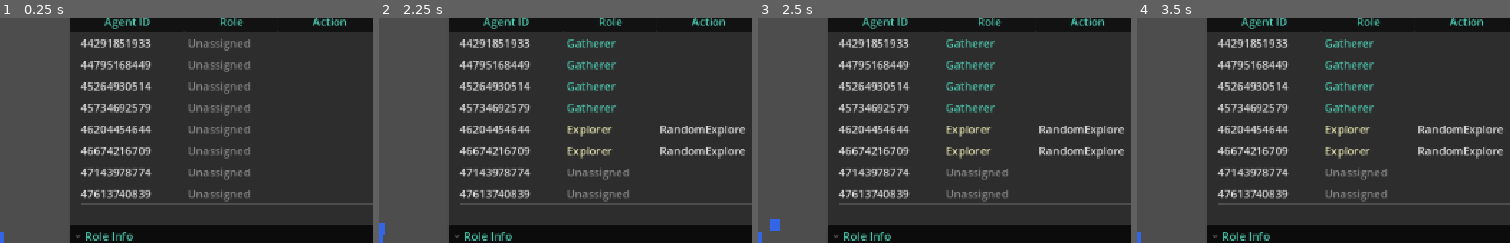
Above: before the commit, frames 1-4 (left to right).
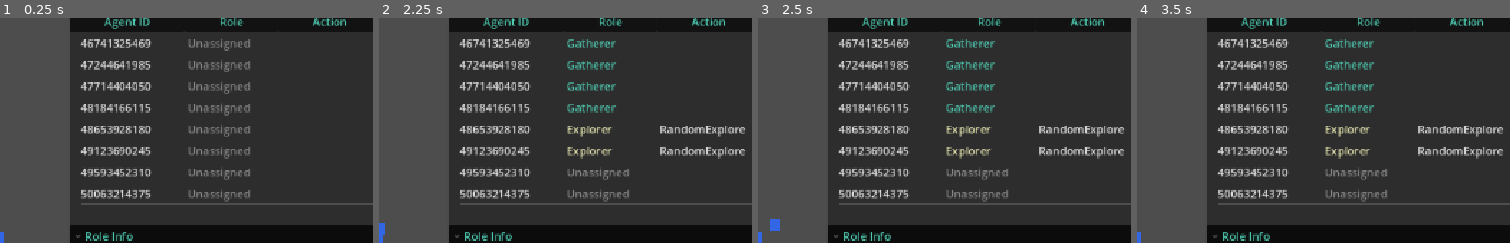
Above: after the commit, the same moments.

Repository: DoctorTangerina/colony-sim
Game: Godot game, scene res://Main.tscn
Same seed, same stepped clock (60 frames per second), same inputs: the game is played once before the commit and once after it.
Inputs:
- Up to frame 1 (0.25 s): no input
- Up to frame 2 (2.25 s): tap Enter at 0.5, 2 s; tap Space at 1.25 s
- Up to frame 3 (2.5 s): no input
- Up to frame 4 (3.5 s): tap Space at 2.75 s
The pictures show only the part of the screen within x 49-99%, y 6-56%; the shares and areas given below are measured in that part.

The runs differ from the first frame. In frame 1, 2.7% of the frame differs, in the area x 21-41%, y 9-81%; in frame 2, 2.7%; in frame 3, 2.7%; in frame 4, 2.7%.

Commit message:
feature: ticket 2, energy drain and forced continuous Rest
Activates the dormant energy side of the survival loop: ordinary actions
drain energy on completion, hitting 0 hysteresis-gates every work Goal
behind a new energy_critical Sensed Fact (replacing the unused low_energy),
and Rest becomes the system's first async/held Action - regenerating
energy continuously, self-completing at 100, and cleanly interrupted on a
genuine goal switch or role change.

Also fixes two pre-existing gaps this ticket's acceptance criteria exposed:
Eat/Rest were never actually reachable by any role (missing from
UniversalCapabilities), and Goal Commitment silently dropped a committed
Rest the instant energy_critical cleared, since the planner's ordinary
already-satisfied shortcut excluded it from candidates before Switch
Margin ever got a chance to compare it.

Co-Authored-By: Claude Sonnet 5 <noreply@anthropic.com>

Diff:
--- a/agents/GoapCycle.gd
+++ b/agents/GoapCycle.gd
@@ -20,6 +20,12 @@
 var _planning_timer: float = 0.0
 var _action_index: int = 0
 var _action_in_progress: bool = false
+var _energy_drain_per_action: float = 5.0
+
+## Actions whose completion never costs energy (SPEC.md Ticket 02) - Eat/Rest
+## exist to restore energy/hunger, and Idle is the passive-recovery fallback;
+## draining any of them would partially undercut what they exist to restore.
+const _ENERGY_DRAIN_EXEMPT: Array = [GoapActions.EAT, GoapActions.REST, GoapActions.IDLE]
 
 
 func setup(
@@ -29,7 +35,8 @@
 	role_acquisition: Node,
 	build_world_state: Callable,
 	planning_interval: float,
-	switch_margin: float = 0.0
+	switch_margin: float = 0.0,
+	energy_drain_per_action: float = 5.0
 ) -> void:
 	_agent = agent
 	_planner = planner
@@ -38,6 +45,7 @@
 	_build_world_state = build_world_state
 	_planning_interval = planning_interval
 	_switch_margin = switch_margin
+	_energy_drain_per_action = energy_drain_per_action
 
 
 func process(delta: float) -> void:
@@ -73,6 +81,13 @@
 	if goal_name == current_goal and current_plan.size() > 0 and _action_index < current_plan.size():
 		return
 
+	# A genuine goal switch (not a mere reconfirmation, filtered out above)
+	# that leaves a committed Rest must cut the regen trickle before the new
+	# plan dispatches (SPEC.md Ticket 02) - the other interrupt site is
+	# on_role_changed() below, for a role change firing mid-Rest.
+	if current_goal == GoapActions.REST:
+		_agent.stop_resting()
+
 	# goal["plan"] is the same plan GOAPGoalSelector already produced (and
 	# proved valid) while checking this goal's achievability this tick, on
 	# this same world_state - reusing it here (defect #8) instead of asking
@@ -100,6 +115,12 @@
 func on_action_completed() -> void:
 	var completed_action: String = current_plan[_action_index] if _action_index < current_plan.size() else ""
 	_action_in_progress = false
+
+	# Flat upkeep cost (SPEC.md Ticket 02), applied before the verify-by-effect
+	# check below regardless of its outcome - this is the one place that
+	# already knows the completed action's name.
+	if not completed_action.is_empty() and not completed_action in _ENERGY_DRAIN_EXEMPT:
+		_agent.drain_energy(_energy_drain_per_action)
 
 	_role_acquisition.check_and_acquire_role()
 
@@ -199,6 +220,8 @@
 ## Called from agent.gd's role_changed handler - drops the in-flight plan
 ## immediately so a stale action never executes under the new role.
 func on_role_changed() -> void:
+	if current_goal == GoapActions.REST:
+		_agent.stop_resting()
 	current_goal = ""
 	current_plan = []
 	_action_index = 0
--- a/agents/IAgentActions.gd
+++ b/agents/IAgentActions.gd
@@ -55,6 +55,18 @@
 	pass
 
 
+func drain_energy(_amount: float) -> void:
+	pass
+
+
+func start_resting() -> void:
+	pass
+
+
+func stop_resting() -> void:
+	pass
+
+
 func complete_action() -> void:
 	pass
 
--- a/agents/WorldState.gd
+++ b/agents/WorldState.gd
@@ -11,7 +11,7 @@
 ## - has_food (bool): agent's held item is "Food".
 ## - has_wood (bool): agent's held item is "Wood".
 ## - has_item (bool): agent is holding "Food" or "Wood" (held item != "None").
-## - low_energy (bool): agent energy < 30.0.
+## - energy_critical (bool): hysteresis-gated - true once agent energy hits 0, clears again only once energy >= forcedRestExitEnergy (default 10.0). Not a pure function of the current energy value alone; see agent.gd's _update_energy_critical().
 ## - high_hunger (bool): agent hunger > 70.0.
 ## - food_visible (bool): a Food resource node is reachable near the agent right now.
 ## - wood_visible (bool): a Wood resource node is reachable near the agent right now.
@@ -30,7 +30,7 @@
 var has_food: bool = false
 var has_wood: bool = false
 var has_item: bool = false
-var low_energy: bool = false
+var energy_critical: bool = false
 var high_hunger: bool = false
 var food_visible: bool = false
 var wood_visible: bool = false
@@ -49,7 +49,7 @@
 
 static func build(
 	held_item: String,
-	energy: float,
+	energy_critical: bool,
 	hunger: float,
 	at_nest: bool,
 	food_visible: bool,
@@ -67,7 +67,7 @@
 	state.has_food = held_item == "Food"
 	state.has_wood = held_item == "Wood"
 	state.has_item = held_item != "None"
-	state.low_energy = energy < 30.0
+	state.energy_critical = energy_critical
 	state.high_hunger = hunger > 70.0
 	state.food_visible = food_visible
 	state.wood_visible = wood_visible
@@ -134,7 +134,7 @@
 
 
 func get_field_keys() -> Array:
-	return ["at_nest", "has_food", "has_wood", "has_item", "low_energy", "high_hunger",
+	return ["at_nest", "has_food", "has_wood", "has_item", "energy_critical", "high_hunger",
 		"food_visible", "wood_visible", "resource_visible", "enemy_near", "near_unreported_resource",
 		"known_food_position", "known_wood_position", "has_unreported_discovery",
 		"at_food_position", "at_wood_position", "has_failed_report", "is_idle", "at_explore_position"]
@@ -146,7 +146,7 @@
 		"has_food": return has_food
 		"has_wood": return has_wood
 		"has_item": return has_item
-		"low_energy": return low_energy
+		"energy_critical": return energy_critical
 		"high_hunger": return high_hunger
 		"food_visible": return food_visible
 		"wood_visible": return wood_visible
@@ -170,7 +170,7 @@
 		"has_food": has_food = value
 		"has_wood": has_wood = value
 		"has_item": has_item = value
-		"low_energy": low_energy = value
+		"energy_critical": energy_critical = value
 		"high_hunger": high_hunger = value
 		"food_visible": food_visible = value
 		"wood_visible": wood_visible = value
--- a/agents/agent.gd
+++ b/agents/agent.gd
@@ -31,6 +31,12 @@
 var _interaction_radius: float = 50.0
 var _hunger_increase_per_second: float = 1.0
 var _death_hunger: float = 100.0
+var _energy_drain_per_action: float = 5.0
+var _energy_recovery_per_second: float = 10.0
+var _forced_rest_exit_energy: float = 10.0
+
+var _energy_critical: bool = false
+var _is_resting: bool = false
 var discovered_resource_type: String = ""
 var discovered_resource_pos: Vector2 = Vector2.ZERO
 var failed_resource_type: String = ""
@@ -64,6 +70,9 @@
 	_interaction_radius = data.get("interactionRadius", 50.0)
 	_hunger_increase_per_second = data.get("hungerIncreasePerSecond", 1.0)
 	_death_hunger = data.get("deathHunger", 100.0)
+	_energy_drain_per_action = data.get("energyDrainPerAction", 5.0)
+	_energy_recovery_per_second = data.get("energyRecoveryPerSecond", 10.0)
+	_forced_rest_exit_energy = data.get("forcedRestExitEnergy", 10.0)
 	if not data.has("mapMinX") or not data.has("mapMinY") or not data.has("mapMaxX") or not data.has("mapMaxY"):
 		push_error("agent: simulation.json missing map bounds (mapMinX, mapMinY, mapMaxX, mapMaxY)")
 		return
@@ -80,7 +89,7 @@
 
 	_role_acquisition.role_changed.connect(_on_role_changed)
 
-	_goap_cycle.setup(self, _planner, _goal_selector, _role_acquisition, _build_world_state, _planning_interval, _switch_margin)
+	_goap_cycle.setup(self, _planner, _goal_selector, _role_acquisition, _build_world_state, _planning_interval, _switch_margin, _energy_drain_per_action)
 	action_completed.connect(_goap_cycle.on_action_completed)
 
 
@@ -103,6 +112,7 @@
 	if _is_dead:
 		return
 
+	_process_resting(delta)
 	_scan_for_discovery()
 	_mark_explored_trail()
 	_navigator.process(delta)
@@ -113,6 +123,21 @@
 ## agent's current action, goal, or Rest state - uncoupled from GOAP entirely.
 func _update_hunger(delta: float) -> void:
 	hunger = minf(hunger + _hunger_increase_per_second * delta, 100.0)
+
+
+## Rest is the first Action besides GoTo whose completion isn't synchronous
+## with dispatch (SPEC.md Ticket 02) - energy recovers continuously here,
+## across as many frames as start_resting() stays in effect, rather than in
+## one instant jump. Hard-stops itself (no external caller needed) once
+## energy tops out at 100; anything short of that - a genuine goal switch or
+## a role change mid-Rest - cuts the trickle early via stop_resting().
+func _process_resting(delta: float) -> void:
+	if not _is_resting:
+		return
+	restore_energy(_energy_recovery_per_second * delta)
+	if energy >= 100.0:
+		_is_resting = false
+		complete_action()
 
 
 ## Guards against re-emitting agent_died once hunger has topped out. Energy
@@ -126,7 +151,20 @@
 	agent_died.emit(agent_id, _role_component.get_role_name())
 
 
+## Hysteresis (SPEC.md Ticket 02) - not a pure function of the current energy
+## value alone: becomes true once energy bottoms out at 0, and only clears
+## back to false once energy recovers to _forced_rest_exit_energy. Updated
+## wherever Sensed Facts are assembled (_build_world_state), same as at_nest.
+func _update_energy_critical() -> void:
+	if energy <= 0.0:
+		_energy_critical = true
+	elif energy >= _forced_rest_exit_energy:
+		_energy_critical = false
+
+
 func _build_world_state() -> WorldState:
+	_update_energy_critical()
+
 	# The Nest's TriggerZone is the single "at the nest" definition
 	# (CONTEXT.md: Nest) - _nest_zone is only null for bare-script test
 	# agents that skip the scene's _ready()/setup() entirely.
@@ -163,7 +201,7 @@
 	var has_unreported_discovery: bool = not discovered_resource_type.is_empty()
 	var has_failed_report: bool = not failed_resource_type.is_empty()
 
-	return WorldState.build(held_item, energy, hunger, at_nest, food_visible, wood_visible,
+	return WorldState.build(held_item, _energy_critical, hunger, at_nest, food_visible, wood_visible,
 		_near_unreported_resource, has_known_food, has_known_wood, has_unreported_discovery,
 		at_food_position, at_wood_position, has_failed_report)
 
@@ -288,6 +326,25 @@
 
 func restore_energy(amount: float) -> void:
 	energy = minf(energy + amount, 100.0)
+
+
+func drain_energy(amount: float) -> void:
+	energy = maxf(energy - amount, 0.0)
+
+
+## Begins continuous energy regen (_process_resting); dispatched once per
+## Rest commitment by GoapActionExecutor._rest, never re-called while Goal
+## Commitment keeps the same Rest goal active across planning ticks.
+func start_resting() -> void:
+	_is_resting = true
+
+
+## Cuts the regen trickle short without completing the action - mirrors an
+## abandoned GoTo. Called when a genuine goal switch leaves a committed Rest
+## (GoapCycle.run_planning_cycle) or a role change fires mid-Rest
+## (GoapCycle.on_role_changed). A no-op if not currently resting.
+func stop_resting() -> void:
+	_is_resting = false
 
 
 func complete_action() -> void:
--- a/agents/goal_selector.gd
+++ b/agents/goal_selector.gd
@@ -51,6 +51,11 @@
 			current_entry = goal
 			current_score = score
 
+	if current_entry.is_empty() and not current_goal_name.is_empty():
+		current_entry = _relevant_but_already_satisfied(current_goal_name, world_state)
+		if not current_entry.is_empty():
+			current_score = _score_goal(current_entry, world_state)
+
 	if current_goal_name.is_empty() or current_entry.is_empty() or best["name"] == current_goal_name:
 		return best
 
@@ -64,6 +69,38 @@
 	return _get_achievable_goals(world_state)
 
 
+## Goal Commitment (CONTEXT.md) needs the currently-active goal to stay in
+## the Switch Margin comparison even once its own declared effect has come to
+## hold on its own - true for Rest specifically (SPEC.md Ticket 02), whose
+## effect (energy_critical: false) clears via continuous regen mid-execution,
+## independent of and before the async Rest action itself finishes.
+## _get_achievable_goals excludes it there (create_plan's ordinary already-
+## satisfied shortcut, correct for every synchronous goal/action pair, where
+## an effect can only become true once its own action actually runs) - this
+## only restores it to the comparison, using relevance (preconditions still
+## hold, same role/universal gating as any candidate) rather than fresh
+## achievability, since no new plan is needed: GoapCycle's own
+## goal_name == current_goal early-return keeps running the existing one.
+func _relevant_but_already_satisfied(goal_name: String, world_state: WorldState) -> Dictionary:
+	var goal: Dictionary = _planner.get_goal_by_name(goal_name)
+	if goal.is_empty():
+		return {}
+	if not _goal_is_permitted(goal_name):
+		return {}
+	if not GoapUtils.state_satisfies(world_state, goal.get("preconditions", {})):
+		return {}
+	return goal
+
+
+func _goal_is_permitted(goal_name: String) -> bool:
+	if UniversalCapabilities.is_universal_goal(goal_name):
+		return true
+	var allowed_goals: Array = []
+	if _role_component and _role_component.has_method("get_allowed_goals"):
+		allowed_goals = _role_component.get_allowed_goals()
+	return goal_name in allowed_goals
+
+
 ## Keeps the plan computed while checking achievability (attached under a
 ## "plan" key on a duplicate of the goal dict, additive so goal.get("name",
 ## ...)-style access elsewhere stays unmodified) instead of discarding it -
@@ -72,10 +109,6 @@
 ## world_state isn't mutated and nothing awaits between this call and that
 ## reuse within the same planning tick.
 func _get_achievable_goals(world_state: WorldState) -> Array[Dictionary]:
-	var allowed_goals: Array = []
-	if _role_component and _role_component.has_method("get_allowed_goals"):
-		allowed_goals = _role_component.get_allowed_goals()
-
 	var allowed_actions: Array = []
 	if _role_component and _role_component.has_method("get_allowed_actions"):
 		allowed_actions = _role_component.get_allowed_actions()
@@ -83,7 +116,7 @@
 	var result: Array[Dictionary] = []
 	for goal in _goals:
 		var goal_name: String = goal["name"]
-		if not UniversalCapabilities.is_universal_goal(goal_name) and not goal_name in allowed_goals:
+		if not _goal_is_permitted(goal_name):
 			continue
 		var preconds: Dictionary = goal.get("preconditions", {})
 		if GoapUtils.state_satisfies(world_state, preconds):
--- a/agents/planner/goap_action_executor.gd
+++ b/agents/planner/goap_action_executor.gd
@@ -40,9 +40,11 @@
 	agent.complete_action()
 
 
+## Async/held (SPEC.md Ticket 02, first besides GoTo): starts the continuous
+## regen trickle rather than completing synchronously. The agent itself calls
+## complete_action() once energy tops out at 100 (agent._process_resting).
 static func _rest(agent: IAgentActions) -> void:
-	agent.restore_energy(40.0)
-	agent.complete_action()
+	agent.start_resting()
 
 
 ## Passive fallback recovery (CONTEXT.md: Idle) - a smaller restore than
--- a/agents/planner/universal_capabilities.gd
+++ b/agents/planner/universal_capabilities.gd
@@ -13,8 +13,17 @@
 ## Ticket 6 - the always-relevant, lowest-priority fallback every role
 ## (assigned or Unassigned) falls into once nothing else is relevant;
 ## role-gating it would reproduce the exact "stands frozen forever" gap it
-## exists to close.
-const GOALS: Array = ["ReportDiscovery", "Idle"]
+## exists to close. Eat/Rest are registered as of the survival-loop Ticket 02
+## (.scratch/survival-loop) - both were previously reachable by no role at
+## all (absent from is_universal_goal and from every role's allowedGoals; see
+## role_component.gd's separate GLOBAL_ACTIONS, which already made their
+## *actions* universal but had no goal-side counterpart), which is exactly
+## why Eat/Rest were "never selected in practice" before this ticket. Both
+## fit this file's own Universal Capability rationale: survival upkeep is
+## role-blind and structurally required regardless of role, the same
+## "jammed carry-slot up to total role paralysis" failure mode this doc
+## comment already describes.
+const GOALS: Array = ["ReportDiscovery", "Idle", "Eat", "Rest"]
 const ACTIONS: Array = [GoapActions.GOTO, GoapActions.REPORT_RESOURCE, GoapActions.IDLE]
 
 
--- a/configs/actions/actions.json
+++ b/configs/actions/actions.json
@@ -9,7 +9,7 @@
     "name": "Rest",
     "cost": 2.0,
     "preconditions": { "at_nest": true },
-    "effects": { "low_energy": false }
+    "effects": { "energy_critical": false }
   },
   {
     "name": "RandomExplore",
--- a/configs/goals/goals.json
+++ b/configs/goals/goals.json
@@ -2,43 +2,43 @@
   {
 	"name": "Explore",
 	"desirability": 3.0,
-	"preconditions": {},
+	"preconditions": { "energy_critical": false },
 	"effects": { "at_explore_position": true }
   },
   {
 	"name": "ReportDiscovery",
 	"desirability": 9.0,
-	"preconditions": { "has_unreported_discovery": true },
+	"preconditions": { "has_unreported_discovery": true, "energy_critical": false },
 	"effects": { "has_unreported_discovery": false }
   },
   {
 	"name": "CollectFood",
 	"desirability": 5.0,
-	"preconditions": { "known_food_position": true },
+	"preconditions": { "known_food_position": true, "energy_critical": false },
 	"effects": { "has_food": true }
   },
   {
 	"name": "CollectWood",
 	"desirability": 5.0,
-	"preconditions": { "known_wood_position": true },
+	"preconditions": { "known_wood_position": true, "energy_critical": false },
 	"effects": { "has_wood": true }
   },
   {
 	"name": "DepositResource",
 	"desirability": 6.0,
-	"preconditions": { "has_item": true },
+	"preconditions": { "has_item": true, "energy_critical": false },
 	"effects": { "has_item": false }
   },
   {
 	"name": "DefendNest",
 	"desirability": 8.0,
-	"preconditions": { "enemy_near": true },
+	"preconditions": { "enemy_near": true, "energy_critical": false },
 	"effects": { "enemy_near": false }
   },
   {
 	"name": "AttackEnemy",
 	"desirability": 7.0,
-	"preconditions": { "enemy_near": true },
+	"preconditions": { "enemy_near": true, "energy_critical": false },
 	"effects": { "enemy_near": false }
   },
   {
@@ -50,14 +50,14 @@
   {
 	"name": "ReportDepletion",
 	"desirability": 9.0,
-	"preconditions": { "has_failed_report": true },
+	"preconditions": { "has_failed_report": true, "energy_critical": false },
 	"effects": { "has_failed_report": false }
   },
   {
 	"name": "Rest",
 	"desirability": 8.0,
 	"preconditions": {},
-	"effects": { "low_energy": false }
+	"effects": { "energy_critical": false }
   },
   {
 	"name": "Idle",
--- a/configs/simulation.json
+++ b/configs/simulation.json
@@ -15,5 +15,8 @@
   "planningInterval": 2.0,
   "switchMargin": 2.0,
   "hungerIncreasePerSecond": 1.0,
-  "deathHunger": 100.0
+  "deathHunger": 100.0,
+  "energyDrainPerAction": 5.0,
+  "energyRecoveryPerSecond": 10.0,
+  "forcedRestExitEnergy": 10.0
 }
